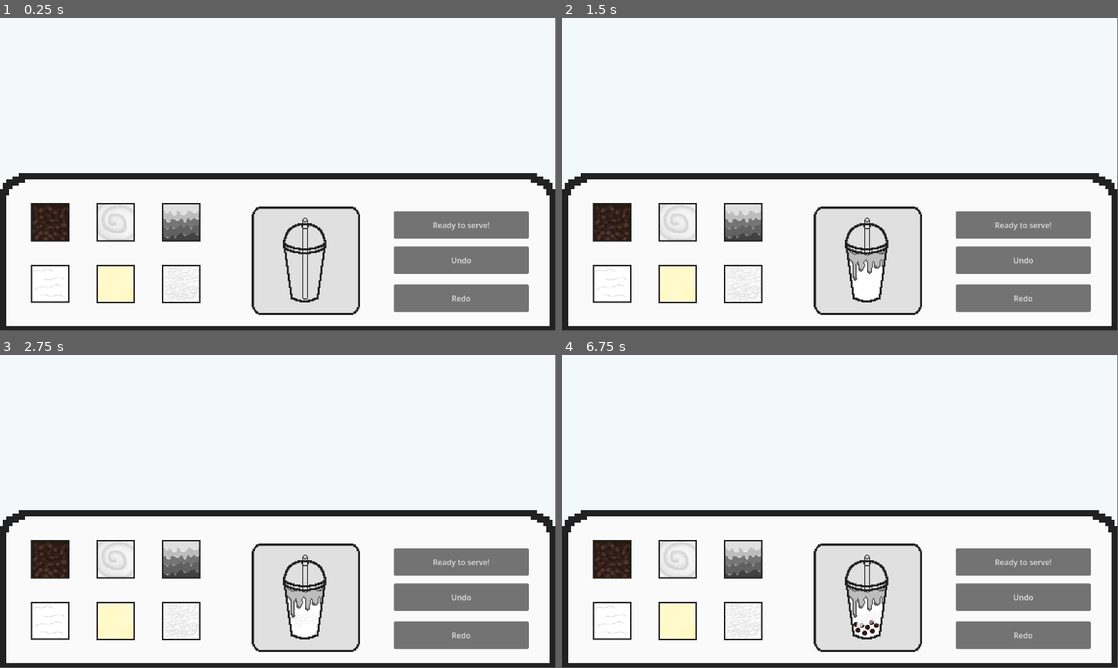
Above: before the commit, frames 1-4 (two rows, left to right).
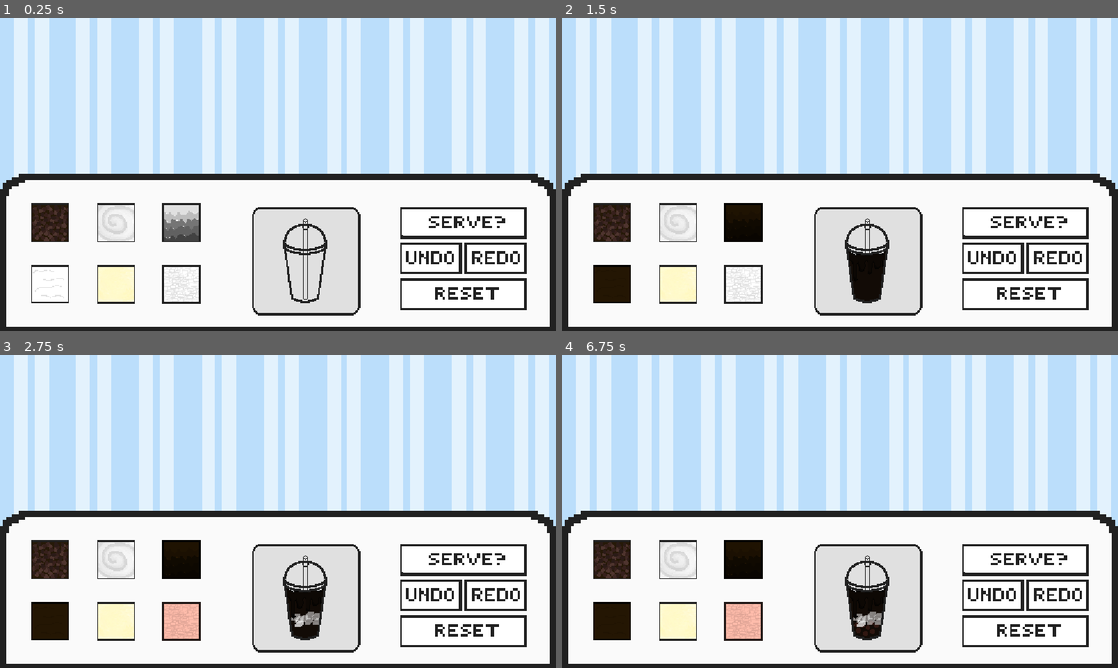
Above: after the commit, the same moments.

Repository: Crystal-153/Drink-Game
Game: Godot game, scene res://main.tscn
Two runs of this game, one before a commit and one after it. Both use one fixed random seed, a clock stepped at 60 frames per second and the inputs below.
Inputs (mouse positions are in pixels of both pictures, inside the frame that each line leads up to; where the layout moved, square brackets give the same spot in the first picture):
- Up to frame 1 (0.25 s): no input
- Up to frame 2 (1.5 s): click (612, 284) at 0.5 s; click (745, 221) at 1.25 s
- Up to frame 3 (2.75 s): click (183, 621) at 2 s
- Up to frame 4 (6.75 s): click (1023, 558) [1023, 561] at 2.75 s; click (1023, 596) at 3.5 s; click (1023, 596) [1023, 636] at 4.25 s; click (1023, 630) at 5.02 s; click (1023, 558) [1023, 561] at 5.75 s; click (612, 558) at 6.5 s
In our replay, the window is 799x449 before the commit and 800x450 after it. These sizes can differ from the game's own. Grey fills any space a smaller window leaves; there, only what the larger window draws over its background counts as a difference.

The runs differ from the first frame. In frame 1, 37% of the frame differs, in the area x 0-100%, y 0-99%; in frame 2, 39%; in frame 3, 40%; in frame 4, 39%.

Commit message:
I got the ingredient compartments to preview the next color that if you click the added ingredient will switch to. I also fixed and simplified my logic a bit.

Diff:
--- a/drink(main).gd
+++ b/drink(main).gd
@@ -1,10 +1,8 @@
 extends Node2D
 #Variablessssssss
 var counterBoba=0
-var counterTea=0
 var counterWhipped=0
 var counterPudding=0
-var counterDrizzle=0
 var counterJelly=0
 # Called when the node enters the scene tree for the first time.
 func _ready() -> void:
@@ -20,22 +18,20 @@
 		boba.visible = false
 		counterBoba=0
 #the color palaette used C:
-var colors=["ffbcabff", "ffc69eff", "ffe89eff", "e7ff9eff", "9effaeff", "9effefff", "9eddffff", "bdc1ffff", "dcbdffff", "ffbde8ff", "d4aa77ff", "241603ff", "120b06ff"]
+var colors=["ffffffff","ffbcabff", "ffc69eff", "ffe89eff", "e7ff9eff", "9effaeff", "9effefff", "9eddffff", "bdc1ffff", "dcbdffff", "ffbde8ff", "d4aa77ff", "241603ff", "120b06ff"]
 var i=(colors.size()-1)
 @onready var tea = $addedTea
 #tis function bacically ggoes through the colors and changes the color of it and when it ends it resets this one in pariticular goes backwards because the more normal tea colors are at the back
 func _on_ingredient_tea_base_add_tea() -> void:
-	if counterTea==0:
+	if i==(colors.size()-1):
 		tea.visible=true
-		counterTea+=1
-	elif counterTea!=(colors.size()-1):
+
+	if i>=0:
 		tea.modulate=Color(colors[i])
 		i-=1
-		counterTea+=1
 	else:
 		tea.visible=false
 		i=(colors.size()-1)
-		counterTea=0
 @onready var whipped = $addedWhippedCream
 #This toggles whipped cream on and off as it doesnt change colors
 func _on_ingredient_whipped_cream_add_whipped() -> void:
@@ -60,18 +56,18 @@
 @onready var drizzle = $addedDrizzle
 #goes thru the colors backwards again but for the drizzle instead
 func _on_ingredient_drizzle_add_drizzle() -> void:
-	if counterDrizzle==0:
+	if j==(colors.size()-1):
 		drizzle.visible=true
-		counterDrizzle+=1
-	elif counterDrizzle!=(colors.size()-1):
+
+	if j>=0:
 		drizzle.modulate=Color(colors[j])
 		j-=1
-		counterDrizzle+=1
 	else:
 		drizzle.visible=false
 		j=(colors.size()-1)
-		counterDrizzle=0
 @onready var jelly = $addedJelly
+#the colors on the jelly go forward as jellys are fun colored
+#also didnt need a extra var as counter can be multifunctional lol
 func _on_ingredient_jelly_add_jelly() -> void:
 	if counterJelly==0:
 		jelly.visible=true
--- a/ingredient_drizzle.gd
+++ b/ingredient_drizzle.gd
@@ -11,3 +11,15 @@
 
 func _on_pressed() -> void:
 	emit_signal("add_drizzle")
+
+var colors=["ffbcabff", "ffc69eff", "ffe89eff", "e7ff9eff", "9effaeff", "9effefff", "9eddffff", "bdc1ffff", "dcbdffff", "ffbde8ff", "d4aa77ff", "241603ff", "120b06ff"]
+
+var i=(colors.size()-1)
+func _on_add_drizzle() -> void:
+#This previews the next color for the tea!
+	if i>=0:
+		self.modulate=Color(colors[i-1])
+		i-=1
+	else:
+		self.modulate=Color("ffffffff")
+		i=(colors.size()-1)
--- a/ingredient_jelly.gd
+++ b/ingredient_jelly.gd
@@ -11,3 +11,15 @@
 
 func _on_pressed() -> void:
 	emit_signal("add_jelly")
+
+
+var colors=["ffbcabff", "ffc69eff", "ffe89eff", "e7ff9eff", "9effaeff", "9effefff", "9eddffff", "bdc1ffff", "dcbdffff", "ffbde8ff", "d4aa77ff", "241603ff", "120b06ff"]
+
+var i=0
+func _on_add_jelly() -> void:
+	if i<(colors.size()-1):
+		self.modulate=Color(colors[i])
+		i+=1
+	else:
+		self.modulate=Color("ffffffff")
+		i=0
--- a/ingredient_tea_base.gd
+++ b/ingredient_tea_base.gd
@@ -8,6 +8,18 @@
 signal add_tea
 
 
+var colors=["ffbcabff", "ffc69eff", "ffe89eff", "e7ff9eff", "9effaeff", "9effefff", "9eddffff", "bdc1ffff", "dcbdffff", "ffbde8ff", "d4aa77ff", "241603ff", "120b06ff"]
 
 func _on_pressed() -> void:
 	emit_signal("add_tea")
+
+
+var i=(colors.size()-1)
+#This previews the next color for the tea!
+func _on_add_tea() -> void:
+	if i>=0:
+		self.modulate=Color(colors[i-1])
+		i-=1
+	else:
+		self.modulate=Color("ffffffff")
+		i=(colors.size()-1)
--- /dev/null
+++ b/main.gd
@@ -0,0 +1,11 @@
+extends Node
+
+
+# Called when the node enters the scene tree for the first time.
+func _ready() -> void:
+	pass # Replace with function body.
+
+
+# Called every frame. 'delta' is the elapsed time since the previous frame.
+func _process(delta: float) -> void:
+	pass
--- a/main.tscn
+++ b/main.tscn
@@ -1,6 +1,7 @@
 [gd_scene format=3 uid="uid://bpmrvciu2q13f"]
 
 [ext_resource type="Texture2D" uid="uid://buaav1pyb6vh" path="res://CounterPicturesDrawings/pixilart-drawing.png" id="1_4c57u"]
+[ext_resource type="Texture2D" uid="uid://41rncrlhdj7a" path="res://CounterPicturesDrawings/pixil-layer-Background.png" id="1_82xsv"]
 [ext_resource type="Script" uid="uid://fri2sqdhoukt" path="res://ingredient_boba.gd" id="2_1bvp3"]
 [ext_resource type="Texture2D" uid="uid://b7i8brr32pwkt" path="res://CounterPicturesDrawings/pixil-layer-4.png" id="2_efxa6"]
 [ext_resource type="Texture2D" uid="uid://c7l7ntvhgda7h" path="res://CounterPicturesDrawings/pixil-layer-3.png" id="4_dg77c"]
@@ -15,21 +16,28 @@
 [ext_resource type="PackedScene" uid="uid://cp0gywtq0wpj1" path="res://drink(main).tscn" id="10_4c57u"]
 [ext_resource type="Script" uid="uid://py778e6a6028" path="res://ingredient_drizzle.gd" id="11_w48qg"]
 [ext_resource type="Script" uid="uid://yorj6sigfpet" path="res://ingredient_jelly.gd" id="13_vivmo"]
+[ext_resource type="Texture2D" uid="uid://dud5nxp7qxwgy" path="res://buttonPictures/pixil-layer-0.png" id="16_getpj"]
+[ext_resource type="Texture2D" uid="uid://cn4xdd6egp2" path="res://buttonPictures/pixil-layer-1.png" id="17_ryguw"]
+[ext_resource type="Texture2D" uid="uid://j1ay2k0ep3wx" path="res://buttonPictures/pixil-layer-2.png" id="18_d13ii"]
+[ext_resource type="Texture2D" uid="uid://w5j431n54tae" path="res://buttonPictures/pixil-layer-3.png" id="19_1u8w0"]
 
 [node name="Node" type="Node" unique_id=1421395882]
 
-[node name="ColorRect" type="ColorRect" parent="." unique_id=1501283867]
+[node name="TextureRect" type="TextureRect" parent="." unique_id=590443613]
+texture_filter = 1
 offset_right = 1152.0
 offset_bottom = 648.0
 size_flags_horizontal = 3
 size_flags_vertical = 3
-color = Color(0.9508577, 0.9717404, 0.97661513, 1)
+texture = ExtResource("1_82xsv")
 
 [node name="counterTop" type="TextureRect" parent="." unique_id=113107902]
 texture_filter = 1
 offset_top = 322.0
 offset_right = 1159.0
 offset_bottom = 652.0
+size_flags_horizontal = 3
+size_flags_vertical = 3
 texture = ExtResource("1_4c57u")
 expand_mode = 1
 
@@ -39,6 +47,8 @@
 offset_top = 384.0
 offset_right = 144.0
 offset_bottom = 464.0
+size_flags_horizontal = 3
+size_flags_vertical = 3
 texture_normal = ExtResource("2_efxa6")
 ignore_texture_size = true
 stretch_mode = 0
@@ -50,6 +60,8 @@
 offset_top = 512.0
 offset_right = 144.0
 offset_bottom = 591.0
+size_flags_horizontal = 3
+size_flags_vertical = 3
 texture_normal = ExtResource("4_dg77c")
 ignore_texture_size = true
 stretch_mode = 0
@@ -61,6 +73,8 @@
 offset_top = 384.0
 offset_right = 280.0
 offset_bottom = 464.0
+size_flags_horizontal = 3
+size_flags_vertical = 3
 texture_normal = ExtResource("5_ycdy4")
 ignore_texture_size = true
 stretch_mode = 0
@@ -72,6 +86,8 @@
 offset_top = 512.0
 offset_right = 280.0
 offset_bottom = 592.0
+size_flags_horizontal = 3
+size_flags_vertical = 3
 texture_normal = ExtResource("6_w48qg")
 ignore_texture_size = true
 stretch_mode = 0
@@ -83,6 +99,8 @@
 offset_top = 384.0
 offset_right = 416.0
 offset_bottom = 464.0
+size_flags_horizontal = 3
+size_flags_vertical = 3
 texture_normal = ExtResource("7_vivmo")
 ignore_texture_size = true
 stretch_mode = 0
@@ -94,6 +112,8 @@
 offset_top = 512.0
 offset_right = 416.0
 offset_bottom = 592.0
+size_flags_horizontal = 3
+size_flags_vertical = 3
 texture_normal = ExtResource("8_2cqfq")
 ignore_texture_size = true
 stretch_mode = 0
@@ -105,28 +125,45 @@
 offset_top = 391.0
 offset_right = 747.0
 offset_bottom = 616.0
+size_flags_horizontal = 3
+size_flags_vertical = 3
 texture = ExtResource("9_yaehf")
 
-[node name="serveButton" type="Button" parent="." unique_id=1376925781]
-offset_left = 817.0
-offset_top = 401.0
-offset_right = 1097.0
-offset_bottom = 458.0
-text = "Ready to serve!"
+[node name="serveButton" type="TextureButton" parent="." unique_id=820484716]
+texture_filter = 1
+offset_left = 828.0
+offset_top = 391.0
+offset_right = 1091.0
+offset_bottom = 457.0
+texture_normal = ExtResource("16_getpj")
+stretch_mode = 4
 
-[node name="undoButton" type="Button" parent="." unique_id=73116834]
-offset_left = 817.0
-offset_top = 474.0
-offset_right = 1097.0
+[node name="undoButton" type="TextureButton" parent="." unique_id=1149994316]
+texture_filter = 1
+offset_left = 828.0
+offset_top = 465.0
+offset_right = 1091.0
 offset_bottom = 531.0
-text = "Undo"
+texture_normal = ExtResource("17_ryguw")
+stretch_mode = 4
 
-[node name="redoButton" type="Button" parent="." unique_id=1511200930]
-offset_left = 817.0
-offset_top = 553.0
-offset_right = 1097.0
-offset_bottom = 610.0
-text = "Redo"
+[node name="redoButton" type="TextureButton" parent="." unique_id=1004834471]
+texture_filter = 1
+offset_left = 828.0
+offset_top = 465.0
+offset_right = 1091.0
+offset_bottom = 531.0
+texture_normal = ExtResource("18_d13ii")
+stretch_mode = 4
+
+[node name="TextureButton" type="TextureButton" parent="." unique_id=1373103637]
+texture_filter = 1
+offset_left = 828.0
+offset_top = 539.0
+offset_right = 1091.0
+offset_bottom = 605.0
+texture_normal = ExtResource("19_1u8w0")
+stretch_mode = 4
 
 [node name="Node2D" parent="." unique_id=228826666 instance=ExtResource("10_4c57u")]
 position = Vector2(633, 498)
@@ -134,13 +171,16 @@
 
 [connection signal="add_Boba" from="ingredientBoba" to="Node2D" method="_on_ingredient_boba_add_boba"]
 [connection signal="pressed" from="ingredientBoba" to="ingredientBoba" method="_on_pressed"]
+[connection signal="add_tea" from="ingredientTeaBase" to="ingredientTeaBase" method="_on_add_tea"]
 [connection signal="add_tea" from="ingredientTeaBase" to="Node2D" method="_on_ingredient_tea_base_add_tea"]
 [connection signal="pressed" from="ingredientTeaBase" to="ingredientTeaBase" method="_on_pressed"]
 [connection signal="add_whipped" from="ingredientWhippedCream" to="Node2D" method="_on_ingredient_whipped_cream_add_whipped"]
 [connection signal="pressed" from="ingredientWhippedCream" to="ingredientWhippedCream" method="_on_pressed"]
 [connection signal="add_pudding" from="ingredientPudding" to="Node2D" method="_on_ingredient_pudding_add_pudding"]
 [connection signal="pressed" from="ingredientPudding" to="ingredientPudding" method="_on_pressed"]
+[connection signal="add_drizzle" from="ingredientDrizzle" to="ingredientDrizzle" method="_on_add_drizzle"]
 [connection signal="add_drizzle" from="ingredientDrizzle" to="Node2D" method="_on_ingredient_drizzle_add_drizzle"]
 [connection signal="pressed" from="ingredientDrizzle" to="ingredientDrizzle" method="_on_pressed"]
+[connection signal="add_jelly" from="ingredientJelly" to="ingredientJelly" method="_on_add_jelly"]
 [connection signal="add_jelly" from="ingredientJelly" to="Node2D" method="_on_ingredient_jelly_add_jelly"]
 [connection signal="pressed" from="ingredientJelly" to="ingredientJelly" method="_on_pressed"]
--- a/project.godot
+++ b/project.godot
@@ -15,6 +15,10 @@
 config/features=PackedStringArray("4.6", "GL Compatibility")
 config/icon="res://icon.svg"
 
+[display]
+
+window/stretch/mode="canvas_items"
+
 [editor_plugins]
 
 enabled=PackedStringArray("res://addons/godot_super-wakatime/plugin.cfg")
Binary file added: CounterPicturesDrawings/pixil-layer-Background.png
Not shown, changed: CounterPicturesDrawings/pixil-layer-Background.png.import
Binary file added: CounterPicturesDrawings/pixilart-layers (3)/pixil-layer-0.png
Not shown, changed: CounterPicturesDrawings/pixilart-layers (3)/pixil-layer-0.png.import
Binary file added: CounterPicturesDrawings/pixilart-layers (3)/pixil-layer-1.png
Not shown, changed: CounterPicturesDrawings/pixilart-layers (3)/pixil-layer-1.png.import
Binary file added: CounterPicturesDrawings/pixilart-layers (3)/pixil-layer-2.png
Not shown, changed: CounterPicturesDrawings/pixilart-layers (3)/pixil-layer-2.png.import
Binary file added: CounterPicturesDrawings/pixilart-layers (3)/pixil-layer-3.png
Not shown, changed: CounterPicturesDrawings/pixilart-layers (3)/pixil-layer-3.png.import
Binary file added: MainDrinkPicturesDrawings/pixil-layer-Background.png
Not shown, changed: MainDrinkPicturesDrawings/pixil-layer-Background.png.import
(and 20 more such lines)
